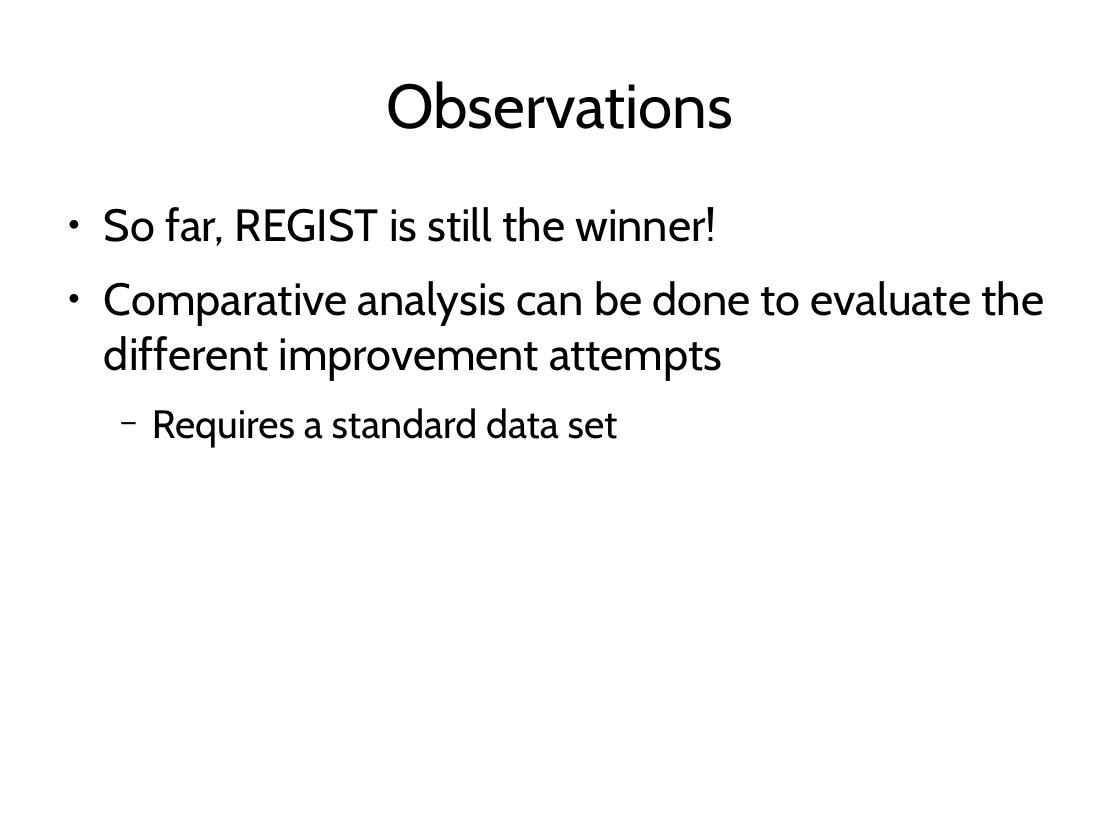
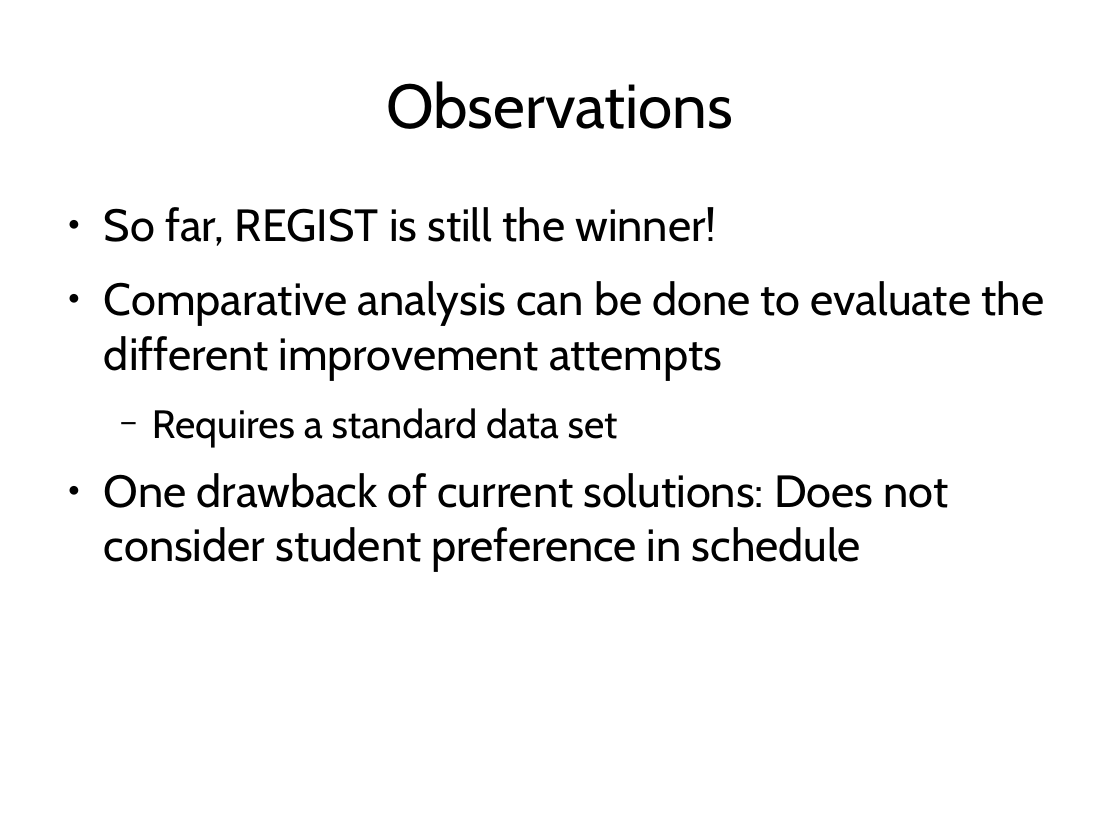
Before and after one commit to jachermocilla/jach-homepage, a slide deck: slide 27 of seminar-2008.odp. Drawn at 1120x840 pixels with LibreOffice and Linux fonts; fonts in the diff are those of the drawing. Boxes give left, top, right and bottom in pixels: in the first picture for what was removed or moved away, otherwise in the second. Text is boxed around its words. In the diff, an @@ line names an element or a change of style, - is before the commit and + after.

```diff
--- a/seminar-2008.odp
+++ b/seminar-2008.odp
@@ text at (x1=104, y1=473, x2=949, y2=572): paragraph added @@
+● One drawback of current solutions: Does not consider student preference in schedule
```
Also in this commit, not shown: 4 other slides changed.
